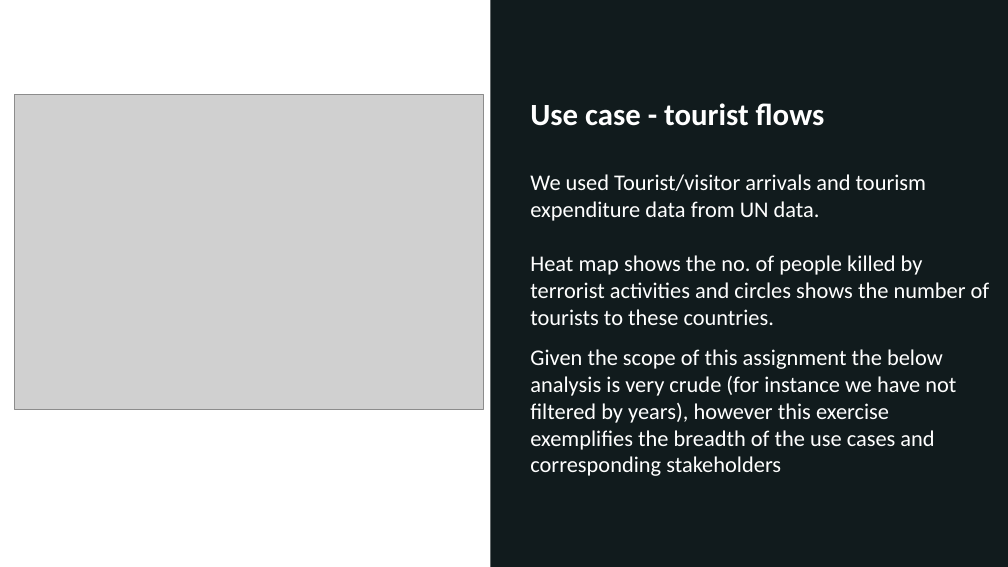
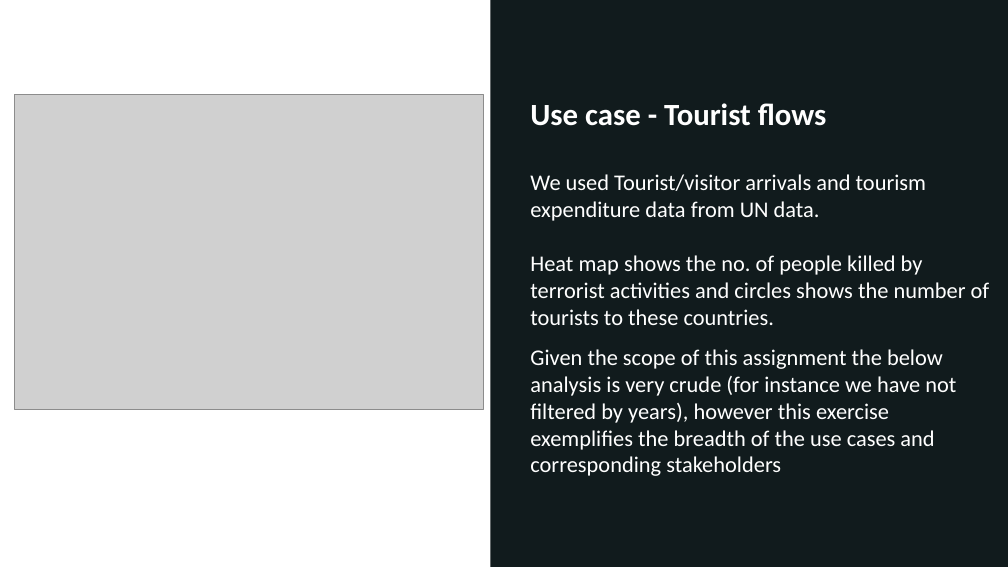
Before and after one commit to kanishk307/Global-Terrorism-Dataset-INFM600, a slide deck: slide 12 of Presentation/Abracadata - Final PPT.pptx. Drawn at 1008x567 pixels with LibreOffice and Linux fonts; fonts in the diff are those of the drawing; grey boxes stand for pictures. Boxes give left, top, right and bottom in pixels: in the first picture for what was removed or moved away, otherwise in the second. Text is boxed around its words. In the diff, an @@ line names an element or a change of style, - is before the commit and + after.

```diff
--- a/Presentation/Abracadata - Final PPT.pptx
+++ b/Presentation/Abracadata - Final PPT.pptx
@@ text at [530,103,827,126]: text changed @@
-Use case - tourist flows
+Use case - Tourist flows
```
Also in this commit, not shown: 4 other slides changed.
